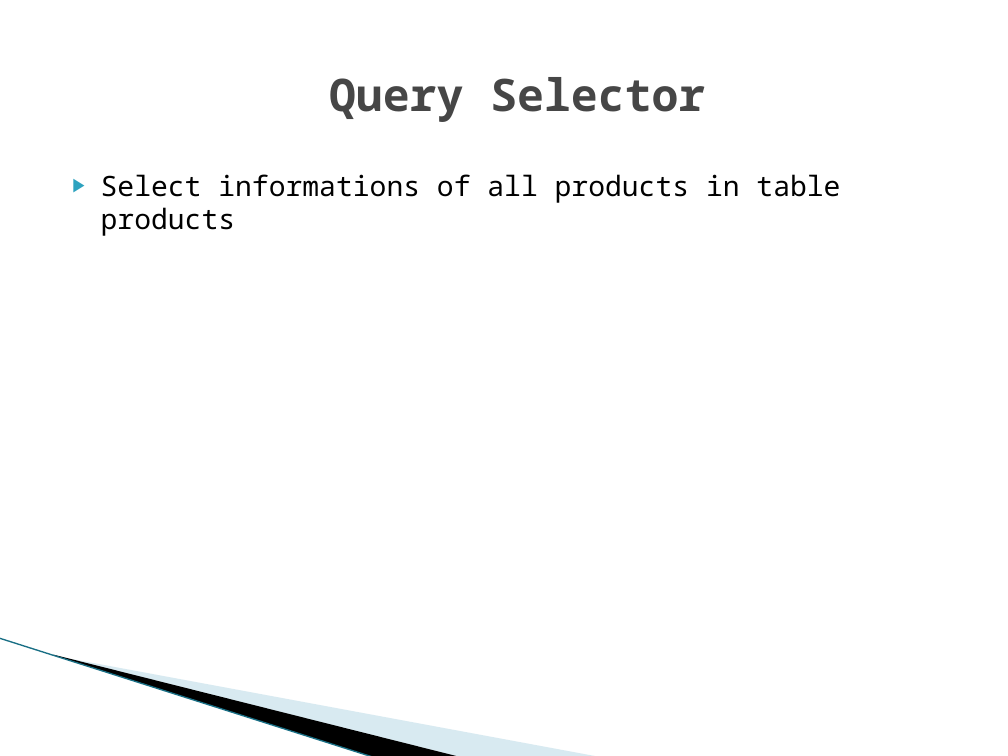
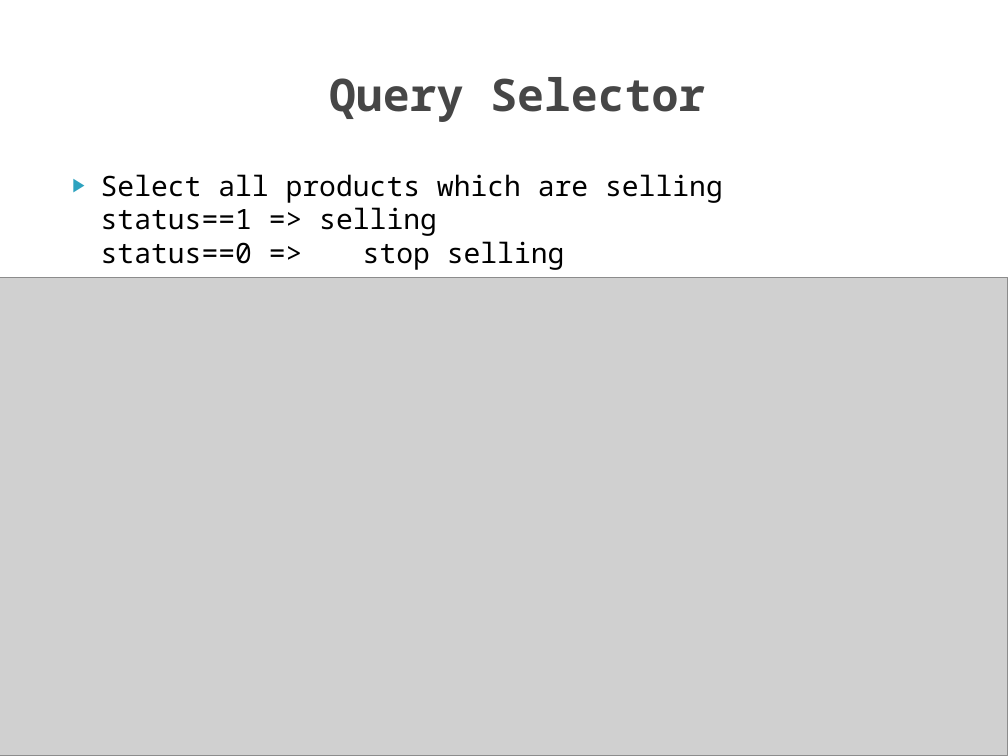
Before and after one commit to iamvucms/SICT, a slide deck: slide 7 of SQL/Project1_database_design_and_query.pptx. Drawn at 1008x756 pixels with LibreOffice and Linux fonts; fonts in the diff are those of the drawing; grey boxes stand for pictures; background and template pictures are left out. Boxes give left, top, right and bottom in pixels: in the first picture for what was removed or moved away, otherwise in the second. Text is boxed around its words. In the diff, an @@ line names an element or a change of style, - is before the commit and + after.

Commit message:
upload

```diff
--- a/SQL/Project1_database_design_and_query.pptx
+++ b/SQL/Project1_database_design_and_query.pptx
@@ text at (101, 174, 723, 270): text changed @@
-▶ Select informations of all products in table products
+▶ Select all products which are selling status==1 => selling status==0 => stop selling
@@ picture added at (0, 277, 1008, 756) @@
@@ freeform shape removed at (79, 551, 498, 711) @@
```
Also in this commit, not shown: 4 other slides changed.
